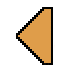
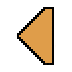
Layers edited between the first and the second 72px x 72px image:
painted on "Background" (1st of 2) over [14,7,56,65]
